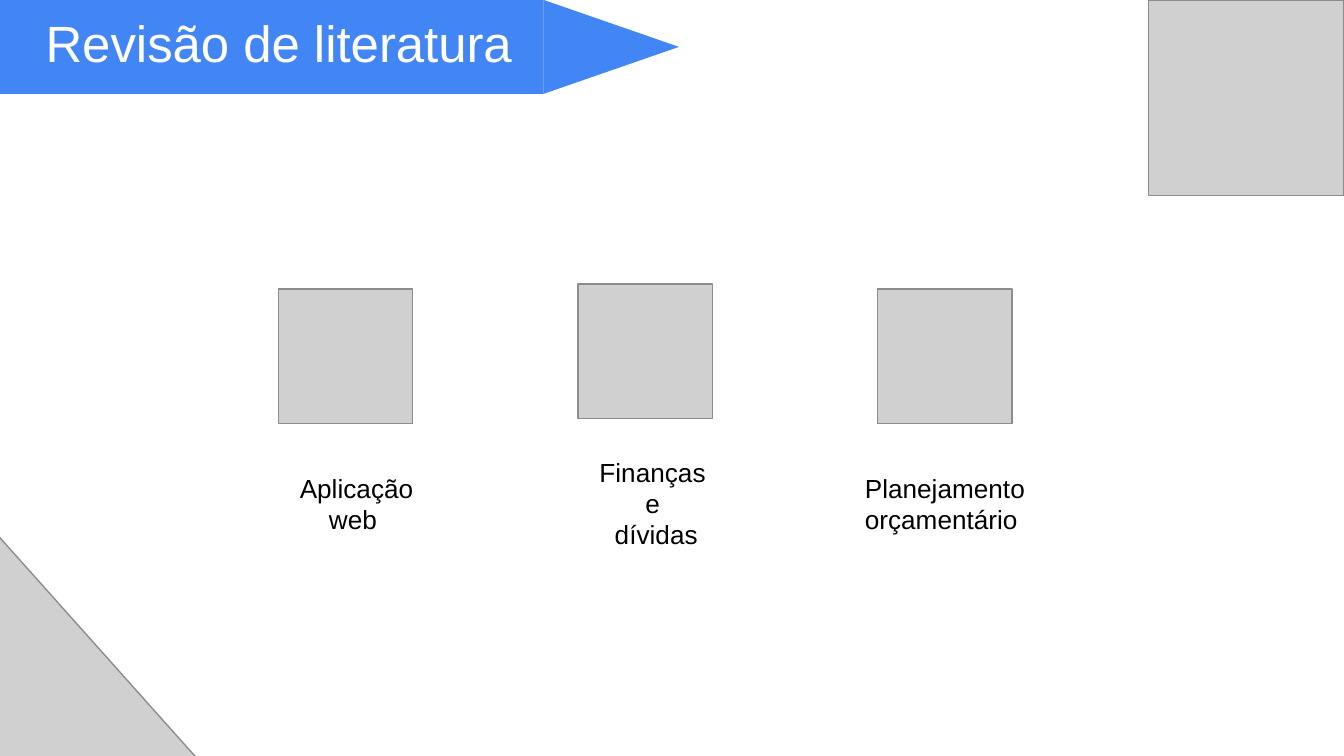
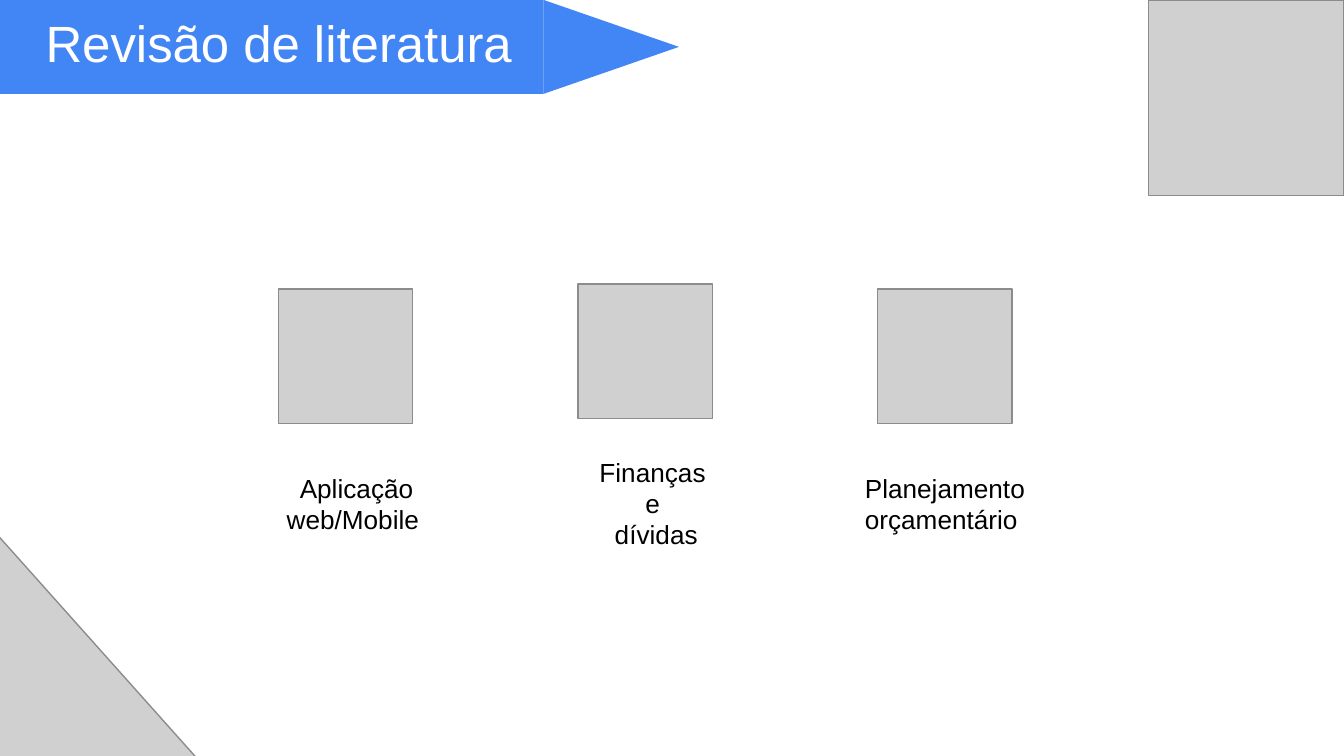
Before and after one commit to lucas41/TCC_2023, a slide deck: slide 6 of Documentos/Desenvolvimento de plataforma web para gestão de finanças.pptx. Drawn at 1344x756 pixels with LibreOffice and Linux fonts; fonts in the diff are those of the drawing; grey boxes stand for pictures. Boxes give left, top, right and bottom in pixels: in the first picture for what was removed or moved away, otherwise in the second. Text is boxed around its words. In the diff, an @@ line names an element or a change of style, - is before the commit and + after.

```diff
--- a/Documentos/Desenvolvimento de plataforma web para gestão de finanças.pptx
+++ b/Documentos/Desenvolvimento de plataforma web para gestão de finanças.pptx
@@ text at <box>287,479,419,530</box>: text changed @@
-Aplicação web
+Aplicação web/Mobile
```
Also in this commit, not shown: 3 other slides changed, 16 other files.
